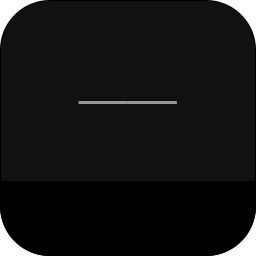
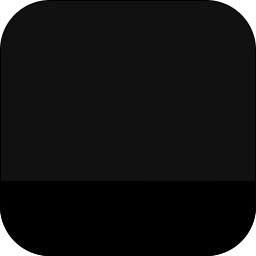
Layered file, before and after one edit (256 × 256). Changes by layer:
hid "____" over [78,101,177,104]
